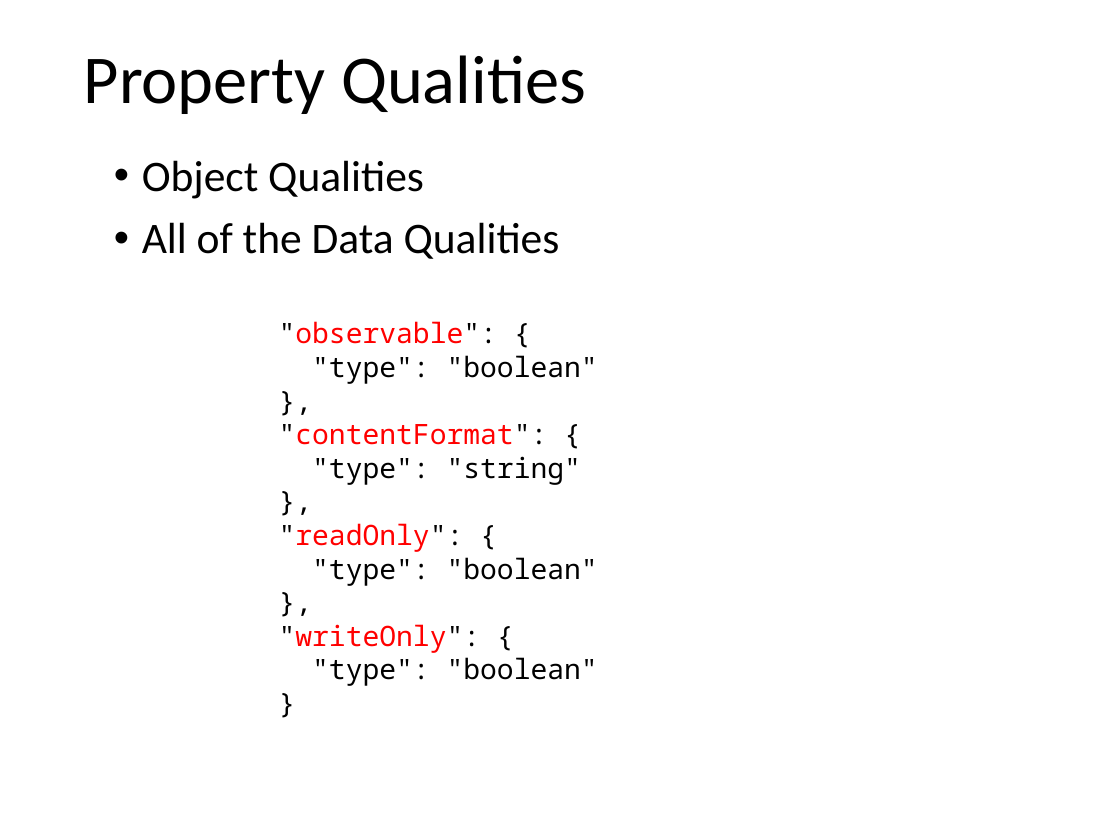
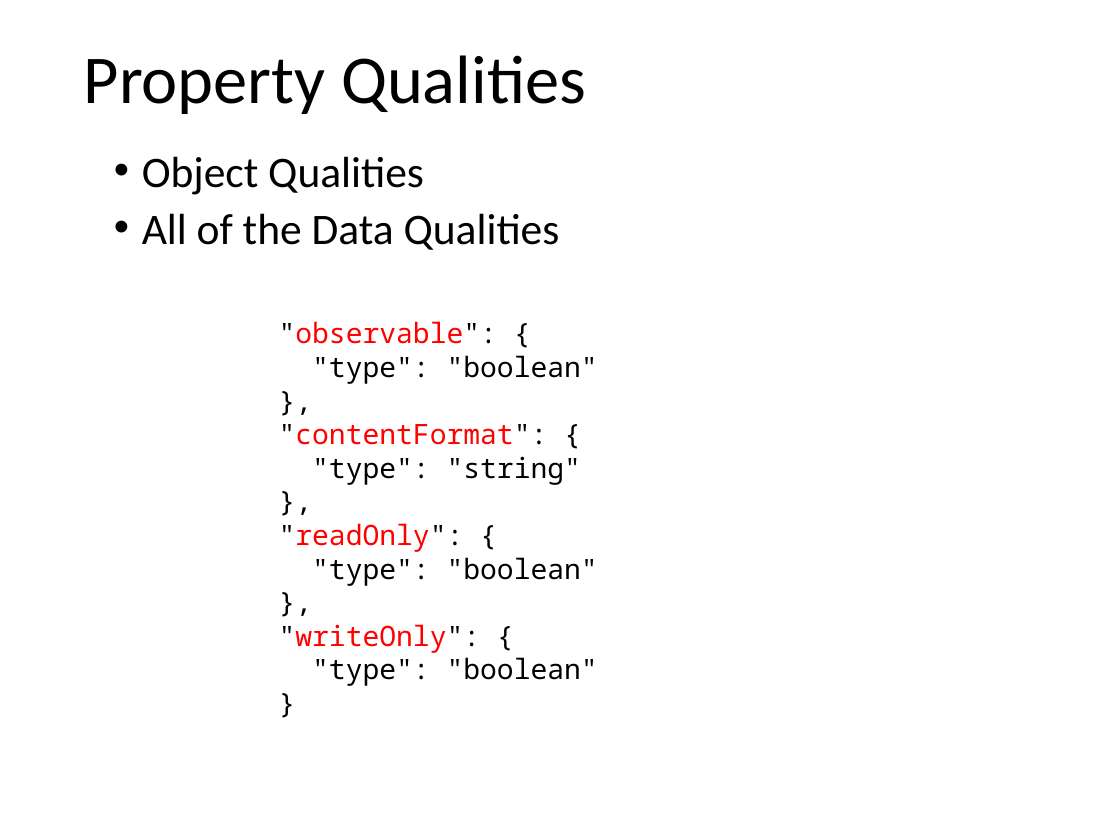
Before and after one commit to mjkoster/ODM-Examples, a slide deck: slide 15 of sdf.pptx (slide 10 before the commit). Drawn at 1120x840 pixels with LibreOffice and Linux fonts; fonts in the diff are those of the drawing. Boxes give left, top, right and bottom in pixels: in the first picture for what was removed or moved away, otherwise in the second. Text is boxed around its words. In the diff, an @@ line names an element or a change of style, - is before the commit and + after.

```diff
--- a/sdf.pptx
+++ b/sdf.pptx
@@ text "Object Qualities" at box(142, 156, 560, 250): line spacing 0.9 to 0.8 @@
```
Also in this commit, not shown: 5 other slides changed, 5 slides added, 1 other file.
